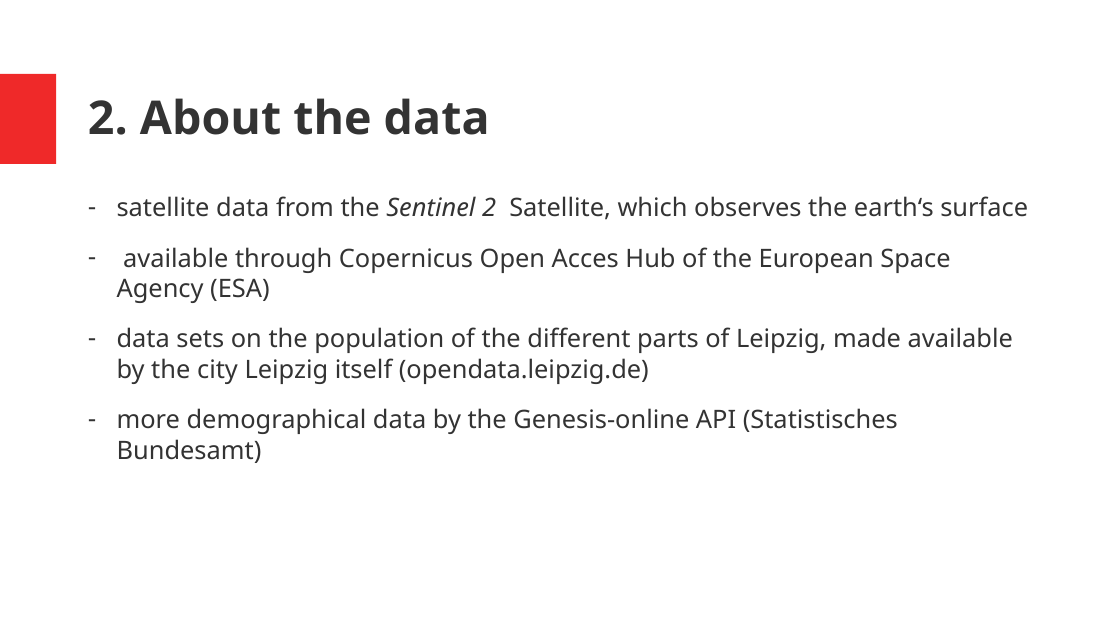
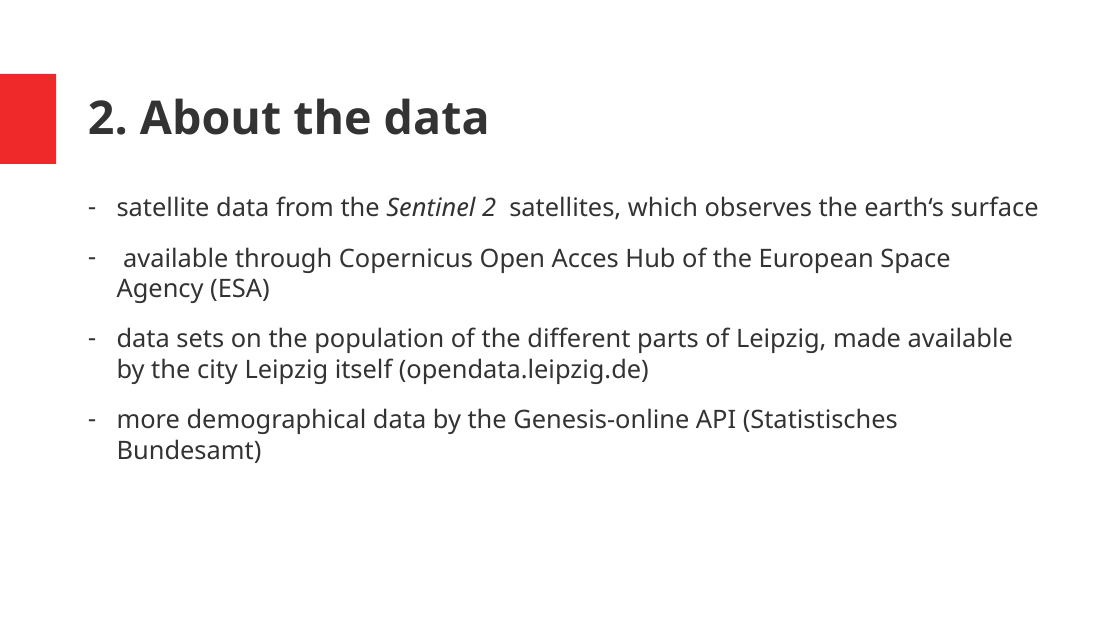
Before and after one commit to tstrempel/DH-vegetation, a slide deck: slide 3 of overview student project.pptx. Drawn at 1120x630 pixels with LibreOffice and Linux fonts; fonts in the diff are those of the drawing. Boxes give left, top, right and bottom in pixels: in the first picture for what was removed or moved away, otherwise in the second. Text is boxed around its words. In the diff, an @@ line names an element or a change of style, - is before the commit and + after.

```diff
--- a/overview student project.pptx
+++ b/overview student project.pptx
@@ text at [117, 196, 1039, 220]: text changed @@
-– satellite data from the Sentinel 2 Satellite, which observes the earth‘s surface
+– satellite data from the Sentinel 2 satellites, which observes the earth‘s surface
```
Also in this commit, not shown: 2 other slides changed.
